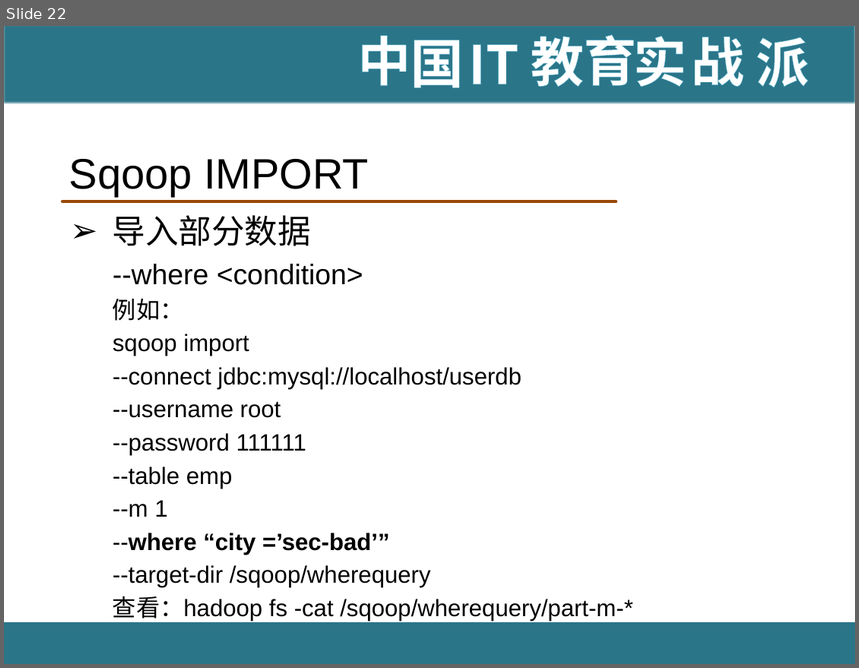
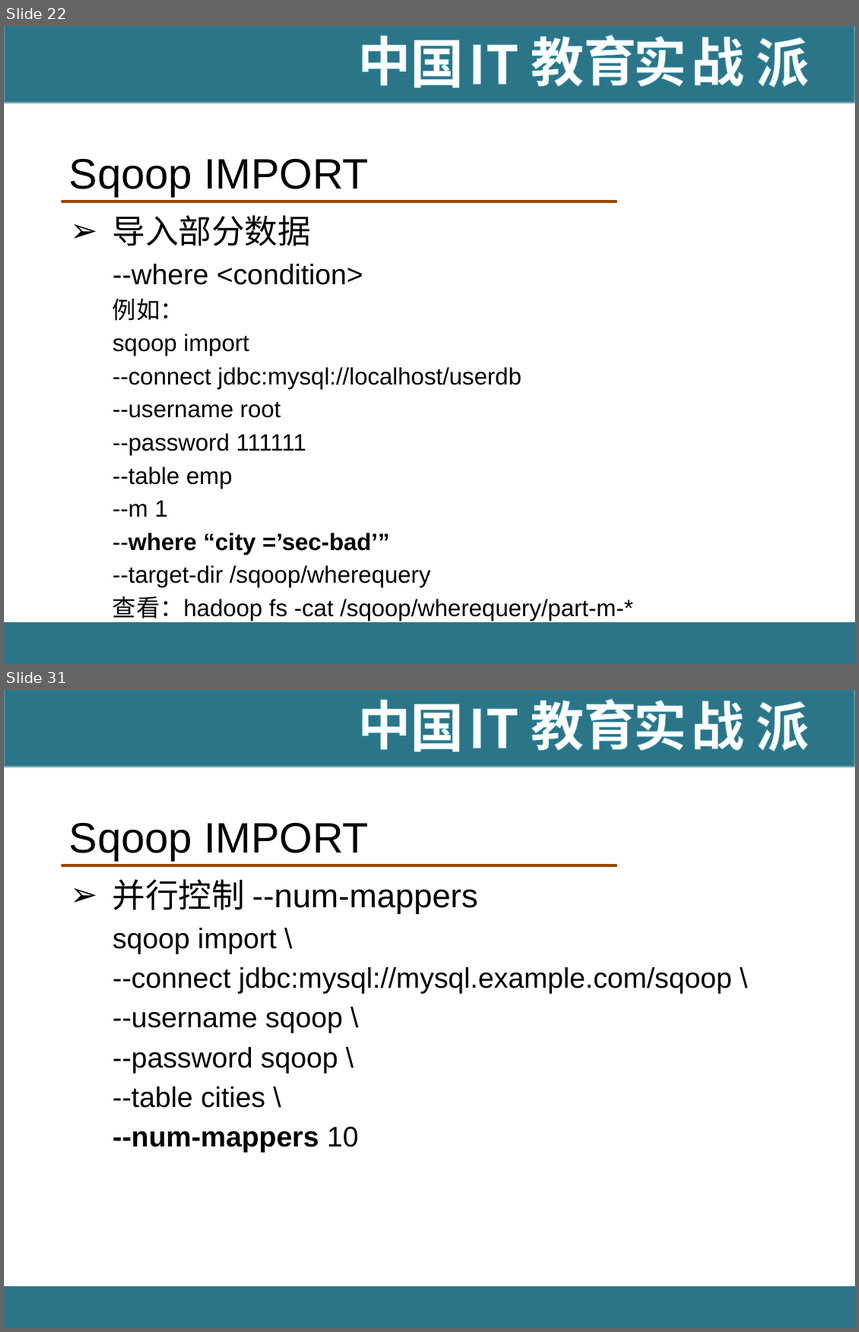
Before and after one commit to hanningxiao/BigData, a slide deck: [IT18掌www.it18zhang.com]Sqoop.pptx. Shown one above the other, each under a label of ours: slide 22 before the commit, slides 22 and 31 after it; the slides between them are not shown. The pictures are 859x668 and 859x1332 pixels, drawn with LibreOffice and Linux fonts; fonts in the diff are those of the drawing; background and template pictures are left out. Boxes give left, top, right and bottom in pixels: in the first picture for what was removed or moved away, otherwise in the second. Text is boxed around its words. In the diff, an @@ line names an element or a change of style, - is before the commit and + after.

Commit message:
update sqoop

```diff
--- a/[IT18掌www.it18zhang.com]Sqoop.pptx
+++ b/[IT18掌www.it18zhang.com]Sqoop.pptx
@@ slide 31 added at [4, 690, 855, 1328], background #FFFFFF; not listed: 11 template elements that a slide beside it also shows @@
@@ title added at [69, 823, 369, 859], 36 pt, text #000000 @@
+Sqoop IMPORT
@@ text added at [113, 879, 732, 1153], 24 pt, text #000000 @@
+➢ 并行控制 --num-mappers
+  sqoop import \
+  --connect jdbc:mysql://mysql.example.com/sqoop \
+  --username sqoop \
+  --password sqoop \
+  --table cities \
+  --num-mappers 10
```
Also in this commit, not shown: 3 slides changed, 25 other slides added.
